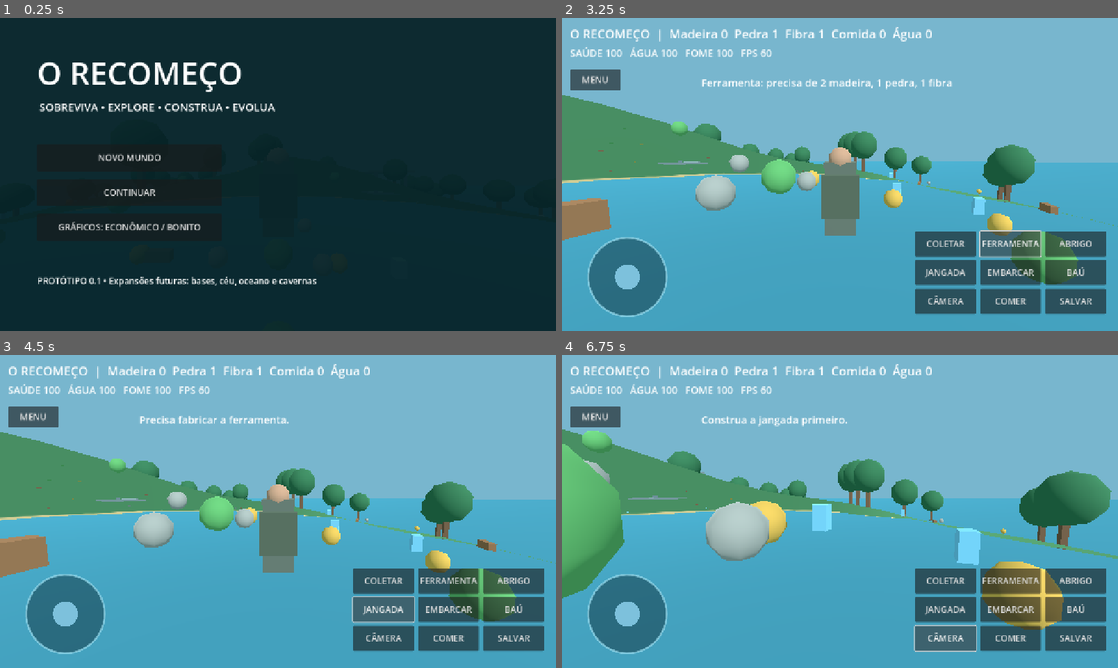
Above: before the commit, frames 1-4 (two rows, left to right).
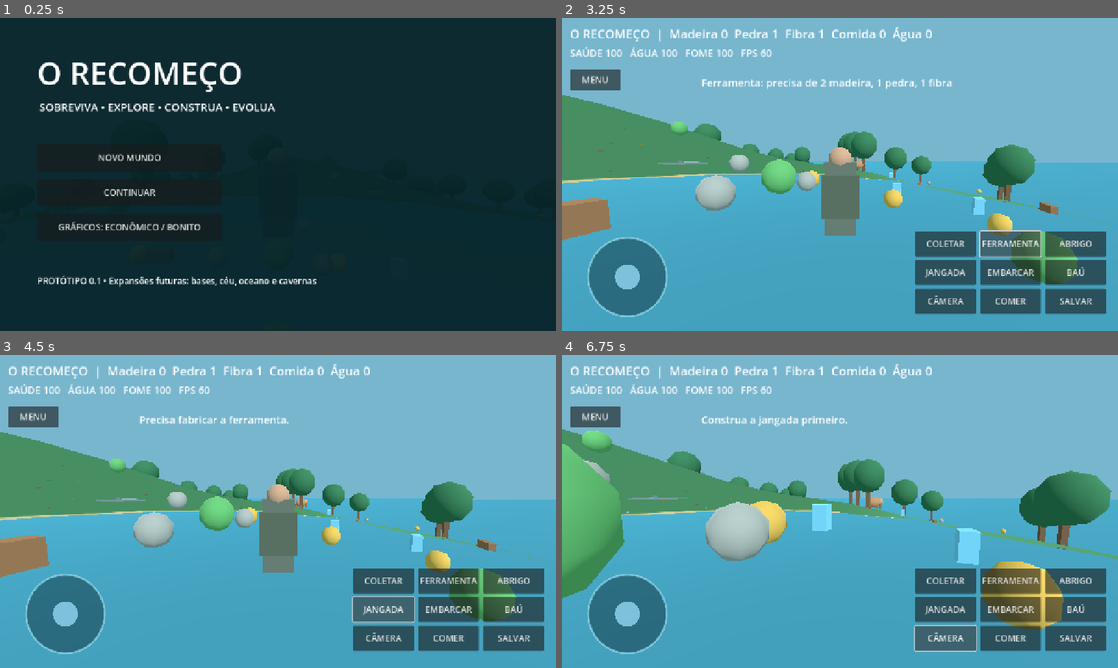
Above: after the commit, the same moments.

Repository: ronaldweker-prog/game
Game: Godot game, scene res://scenes/main.tscn
Same seed, same stepped clock (60 frames per second), same inputs: the game is played once before the commit and once after it.
Inputs (mouse positions are in pixels of both pictures, inside the frame that each line leads up to):
- Up to frame 1 (0.25 s): no input
- Up to frame 2 (3.25 s): click "NOVO MUNDO" at 0.5 s; tap Enter at 1.25 s; move the mouse to (867, 174) at 1.27 s; hold W 1.28-2 s; tap E at 1.35 s; click (867, 174) at 1.42 s; tap Space at 1.52 s; click "COLETAR" at 2 s; click "FERRAMENTA" at 2.75 s
- Up to frame 3 (4.5 s): click "ABRIGO" at 3.5 s; click "JANGADA" at 4.25 s
- Up to frame 4 (6.75 s): click "EMBARCAR" at 5 s; click "BAÚ" at 5.75 s; click "CÂMERA" at 6.5 s

The runs differ from the first frame. In frame 2, less than 0.1% of the frame differs, in the area x 21-55%, y 45-49%; in frame 3, less than 0.1%; in frame 4, less than 0.1%, in the area x 18-58%, y 45-50%.

Commit message:
Integrar fauna pacifica na ilha e persistir posicoes no salvamento

Diff:
--- a/scripts/Main.gd
+++ b/scripts/Main.gd
@@ -5,6 +5,7 @@
 const SAVE := "user://save.json"
 const CONFIG_PATH := "res://config/gameplay.json"
 const VIRTUAL_STICK = preload("res://scripts/VirtualStick.gd")
+const WILDLIFE = preload("res://scripts/Wildlife.gd")
 var game_config: Dictionary = {}
 var playing := false
 var player: CharacterBody3D
@@ -22,6 +23,7 @@
 var items := {"madeira": 0, "pedra": 0, "fibra": 0, "comida": 0, "agua": 0}
 var gathered: Array = []
 var pickups: Array = []
+var animals: Array = []
 var huts: Array = []
 var has_tool := false
 var raft: Node3D
@@ -78,6 +80,8 @@
 	add_child(world_root)
 	_make_world()
 	_make_player()
+	for animal in animals:
+		animal.player = player
 	_make_interface()
 	_show_menu(true)
 
@@ -196,6 +200,18 @@
 		for zz in [-3.0,3.0]:
 			_cube(ruins,Vector3(xx,2.2,zz),Vector3(0.5,4.4,0.5),Color("607882"))
 	_cube(ruins,Vector3(0,4.5,0),Vector3(8.5,0.45,8.5),Color("6c858c"))
+	_make_wildlife()
+
+func _make_wildlife() -> void:
+	var positions := [Vector2(-18,12),Vector2(21,18),Vector2(-25,-17),Vector2(24,-21),Vector2(10,35),Vector2(-32,5)]
+	for i in range(clampi(int(setting("world", "creature_count", 4)),0,6)):
+		var p: Vector2 = positions[i]
+		var creature: Node3D = WILDLIFE.new()
+		creature.name = "FaunaPacifica%d" % i
+		creature.position = Vector3(p.x,_height(p.x,p.y),p.y)
+		creature.height_at = Callable(self,"_height")
+		world_root.add_child(creature)
+		animals.append(creature)
 
 func _make_pickups() -> void:
 	var rng := RandomNumberGenerator.new()
@@ -376,6 +392,8 @@
 		if is_instance_valid(h): h.queue_free()
 	huts.clear()
 	if is_instance_valid(raft): raft.queue_free()
+	for animal in animals:
+		animal.global_position = animal.home
 	raft = null
 	raft_chest = false
 	chest_items = {"madeira":0,"pedra":0,"fibra":0,"comida":0,"agua":0}
@@ -410,6 +428,11 @@
 			var p: Array = d.get("player",[0,2,24])
 			player.position = Vector3(float(p[0]),float(p[1]),float(p[2]))
 			gathered = d.get("gathered",[])
+			var wildlife_positions: Array = d.get("wildlife_positions",[])
+			for i in range(mini(wildlife_positions.size(),animals.size())):
+				var wp: Array = wildlife_positions[i]
+				if wp.size() >= 3:
+					animals[i].position = Vector3(float(wp[0]),float(wp[1]),float(wp[2]))
 			for entry in pickups.duplicate():
 				if gathered.has(entry["id"]):
 					entry["node"].queue_free()
@@ -579,7 +602,10 @@
 	var boat_pos := [0.0,-1.0,70.0]
 	if is_instance_valid(raft):
 		boat_pos = [raft.position.x,raft.position.y,raft.position.z]
-	var data := {"items":items,"tool":has_tool,"player":[player.position.x,player.position.y,player.position.z],"gathered":gathered,"huts":[],"raft":is_instance_valid(raft),"raft_position":boat_pos,"aboard":aboard,"chest":raft_chest,"chest_contents":chest_items,"stats":[stats.x,stats.y,stats.z],"quality":quality,"first_person":first_person,"time":time_of_day}
+	var wildlife_positions := []
+	for animal in animals:
+		wildlife_positions.append([animal.position.x,animal.position.y,animal.position.z])
+	var data := {"wildlife_positions":wildlife_positions,"items":items,"tool":has_tool,"player":[player.position.x,player.position.y,player.position.z],"gathered":gathered,"huts":[],"raft":is_instance_valid(raft),"raft_position":boat_pos,"aboard":aboard,"chest":raft_chest,"chest_contents":chest_items,"stats":[stats.x,stats.y,stats.z],"quality":quality,"first_person":first_person,"time":time_of_day}
 	for h in huts:
 		data["huts"].append([h.position.x,h.position.y,h.position.z])
 	var f := FileAccess.open(SAVE,FileAccess.WRITE)
